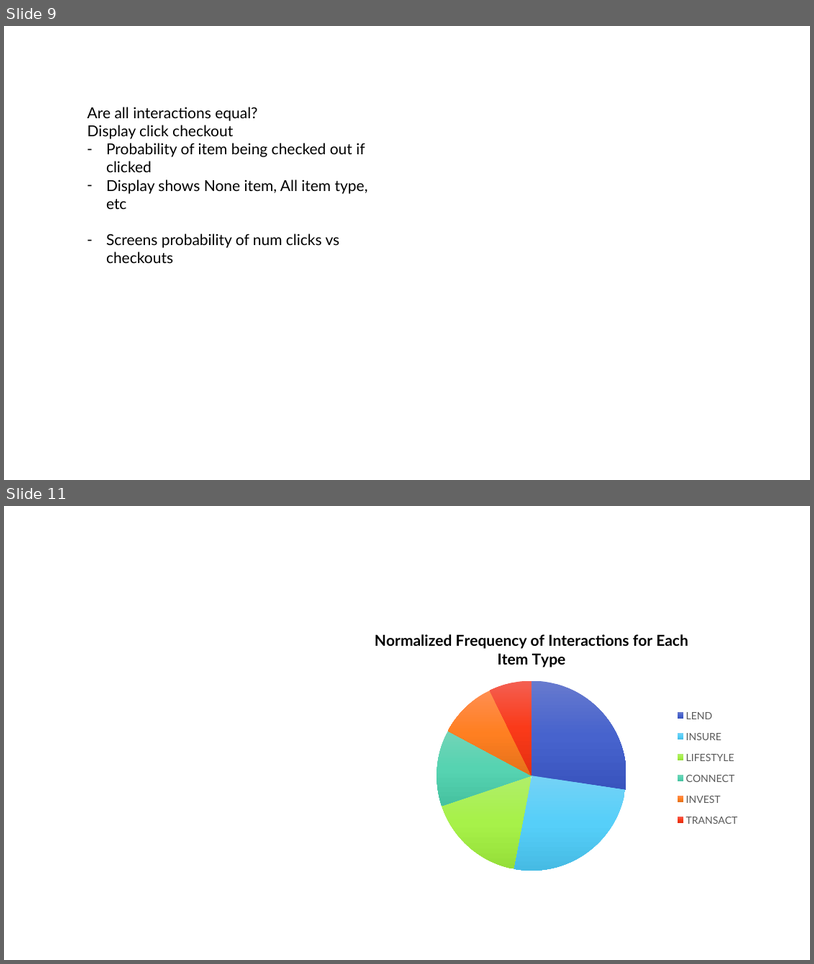
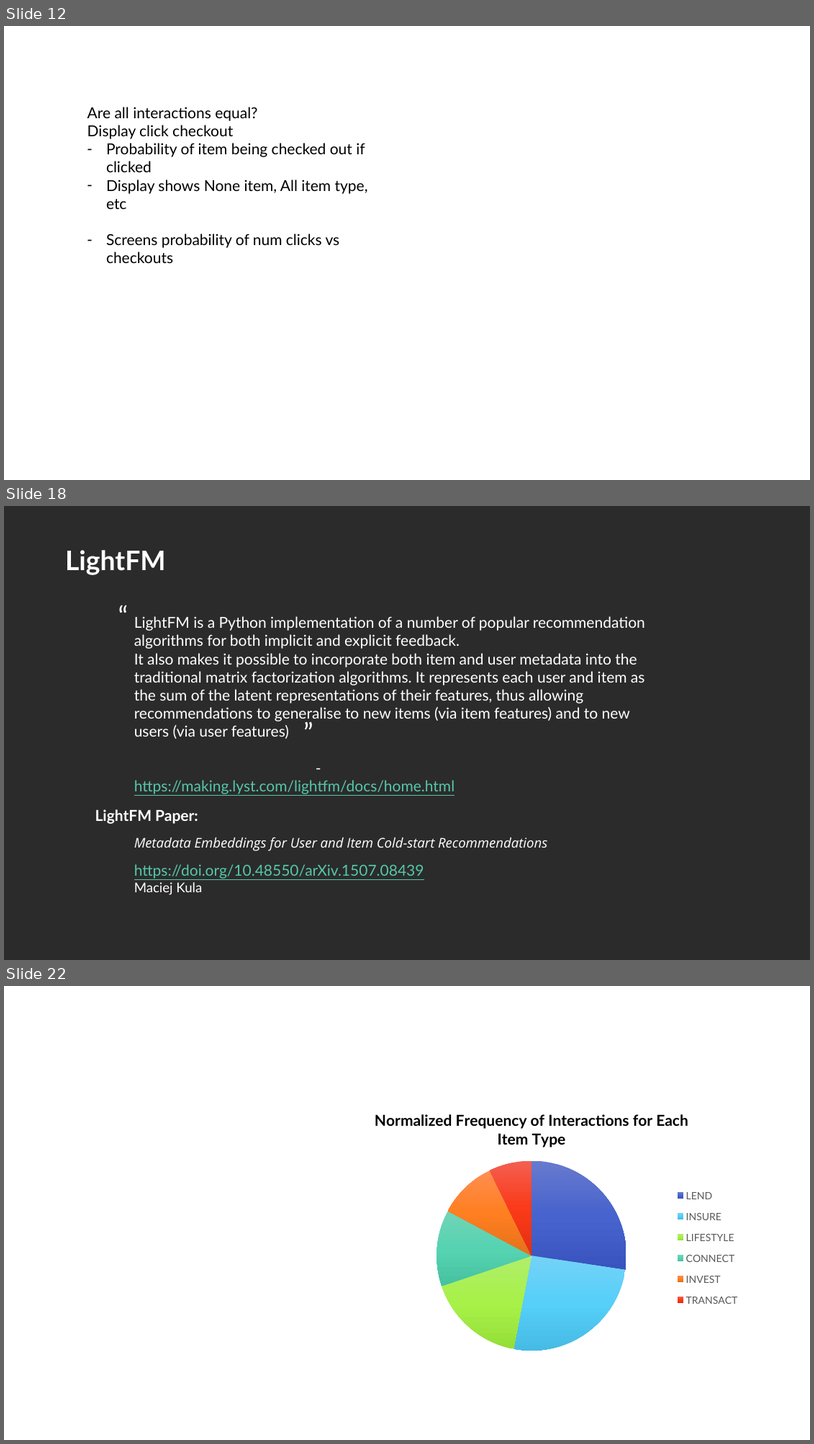
Before and after one commit to lizesteyn/FNBdataquest, a slide deck: Presentation1.pptx. Shown one above the other, each under a label of ours: slides 9 and 11 before the commit, slides 12, 18 and 22 after it; the slides between them are not shown. The pictures are 814x964 and 814x1444 pixels, drawn with LibreOffice and Linux fonts; fonts in the diff are those of the drawing; background and template pictures are left out; a plain dark background stands for a picture behind light text. Boxes give left, top, right and bottom in pixels: in the first picture for what was removed or moved away, otherwise in the second. Text is boxed around its words. In the diff, an @@ line names an element or a change of style, - is before the commit and + after.

Commit message:
presentation lightFM

```diff
--- a/Presentation1.pptx
+++ b/Presentation1.pptx
@@ slide 18 added at (4,506,810,960), background picture (left out) @@
@@ text added at (65,550,166,575), 32 pt, text #FFFFFF, bold @@
+LightFM
@@ text added at (112,595,164,634), 32 pt, text #FFFFFF @@
+“
@@ text added at (134,616,646,794), 18 pt, text #FFFFFF @@
+LightFM is a Python implementation of a number of popular recommendation algorithms for both implicit and explicit feedback.
+It also makes it possible to incorporate both item and user metadata into the traditional matrix factorization algorithms. It represents each user and item as the sum of the latent representations of their features, thus allowing recommendations to generalise to new items (via item features) and to new users (via user features)
+- https://making.lyst.com/lightfm/docs/home.html
@@ text added at (291,713,342,752), 32 pt, text #FFFFFF @@
+”
@@ text added at (95,809,198,824), 18 pt, text #FFFFFF, bold @@
+LightFM Paper:
@@ text added at (134,836,548,851), 16 pt, text #FFFFFF, italic @@
+Metadata Embeddings for User and Item Cold-start Recommendations
@@ text added at (134,864,424,895), 18 pt, text #56C7AA, underline @@
+https://doi.org/10.48550/arXiv.1507.08439
+Maciej Kula
@@ what was slide 9 is now slide 12 @@
@@ what was slide 11 is now slide 22 @@
```
Also in this commit, not shown: 7 slides changed, 12 other slides added, 4 slides removed, 3 other files.
